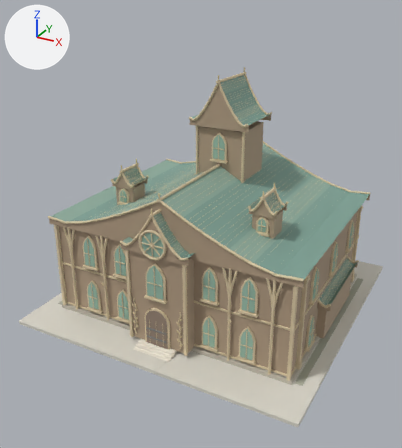
One commit to the FBX model Assets/Models/Kingdom/City/Models/SpiritAcademy_Lv5.fbx: the scene before it, then after it.
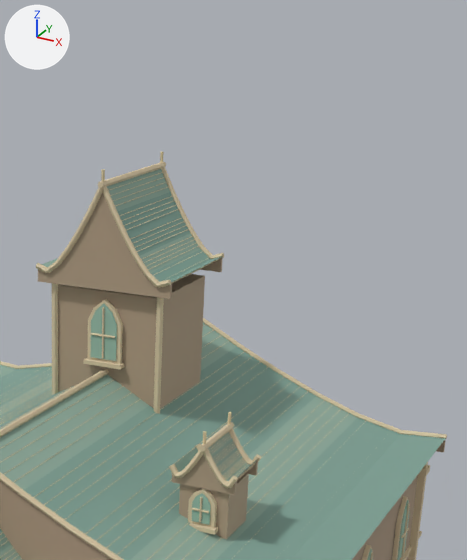
Each version is shown whole from a camera (50 mm lens) standing at (21.31, -41.88, 28.01) and looking at (-0.43, -2.34, 8.24), then close up on the part from 43% to 94% of the width and 0% to 55% of the height. Lighting does not change. The marker at upper left points along +X, +Y and +Z. The first two pictures are the older version. Where no turn or scale is listed for an object, it has been applied to the vertices.

Objects in the first close-up: 'Gable infill.010', 'Gable verge.010', 'Leaf dormer.003', 'Main school walls.015', 'Roof courses.010', 'Roof ridge.010', 'Roof surfaces.015', 'Roof surfaces.016', 'Tower timber posts.004', 'Tree shaped bell tower.004', 'Window frame.015', 'Window glass.015' and 7 more.
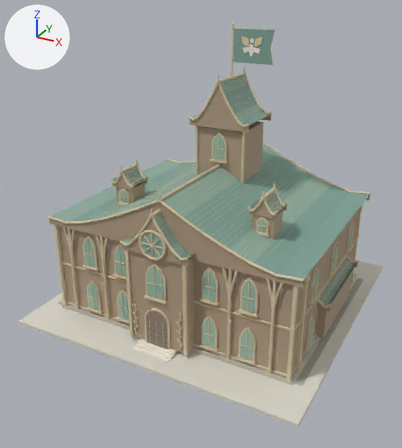
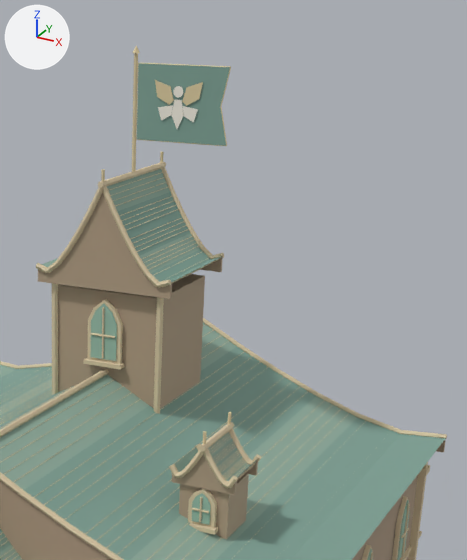
The change, as a diff of the scene's bpy script:
```diff
--- a/Assets/Models/Kingdom/City/Models/SpiritAcademy_Lv5.fbx.py
+++ b/Assets/Models/Kingdom/City/Models/SpiritAcademy_Lv5.fbx.py
@@ mat_white @@
+mat_white = principled_material('white')
+mat_white.base_color = (0.902, 0.859, 0.761)  # white #f4eee2
+mat_white.roughness = 0.76
@@ me_school_icon_flag_cloth_030 @@
+me_school_icon_flag_cloth_030.from_pydata([(0.12, 2.37, 21.58), (3.72, 2.37, 21.58), (3.42, 2.37, 22.93), (3.72, 2.37, 24.28), (0.12, 2.37, 24.28), (0.12, 2.43, 21.58), (3.72, 2.43, 21.58), (3.42, 2.43, 22.93), (3.72, 2.43, 24.28), (0.12, 2.43, 24.28)], [], [(4, 3, 2, 1, 0), (5, 6, 7, 8, 9), (0, 1, 6, 5), (1, 2, 7, 6), (2, 3, 8, 7), (3, 4, 9, 8), (4, 0, 5, 9)])
+me_school_icon_flag_cloth_030.materials.append(mat_green)  # greyish green #7fa295
@@ me_school_icon_flag_emblem_060 @@
+me_school_icon_flag_emblem_060.from_pydata(...)  # 116 vertices, 74 faces; spans x 0.97..2.57, y 2.32..2.48, z 22.03..23.56
+me_school_icon_flag_emblem_060.materials.append(mat_white)  # white #f4eee2
@@ me_school_icon_flag_mast_030 @@
+me_school_icon_flag_mast_030.from_pydata(...)  # 20 vertices, 12 faces; spans x -0.08..0.08, y 2.33..2.47, z 20.23..24.63
+me_school_icon_flag_mast_030.materials.append(mat_gold)  # beige #ddcca1
@@ me_school_icon_flag_emblem_029 @@
+me_school_icon_flag_emblem_029.from_pydata(...)  # 40 vertices, 28 faces; spans x 0.82..2.72, y 2.32..2.48, z 22.89..23.74
+me_school_icon_flag_emblem_029.materials.append(mat_gold)  # beige #ddcca1
@@ me_school_icon_flag_hem_030 @@
+me_school_icon_flag_hem_030.from_pydata(...)  # 54 vertices, 40 faces; spans x 0.09..3.74, y 2.37..2.43, z 21.56..24.31
+me_school_icon_flag_hem_030.materials.append(mat_gold)  # beige #ddcca1
@@ ob_school_icon_flag_cloth_015 @@
+ob_school_icon_flag_cloth_015 = bpy.data.objects.new('School icon flag cloth.015', me_school_icon_flag_cloth_030)
+ob_school_icon_flag_cloth_015.location = (0.0, 0.0, 0.0)
@@ ob_school_icon_flag_emblem_031 @@
+ob_school_icon_flag_emblem_031 = bpy.data.objects.new('School icon flag emblem.031', me_school_icon_flag_emblem_060)
+ob_school_icon_flag_emblem_031.location = (0.0, 0.0, 0.0)
@@ ob_school_icon_flag_mast_015 @@
+ob_school_icon_flag_mast_015 = bpy.data.objects.new('School icon flag mast.015', me_school_icon_flag_mast_030)
+ob_school_icon_flag_mast_015.location = (0.0, 0.0, 0.0)
@@ ob_school_icon_flag_emblem_030 @@
+ob_school_icon_flag_emblem_030 = bpy.data.objects.new('School icon flag emblem.030', me_school_icon_flag_emblem_029)
+ob_school_icon_flag_emblem_030.location = (0.0, 0.0, 0.0)
@@ ob_school_icon_flag_hem_015 @@
+ob_school_icon_flag_hem_015 = bpy.data.objects.new('School icon flag hem.015', me_school_icon_flag_hem_030)
+ob_school_icon_flag_hem_015.location = (0.0, 0.0, 0.0)
```

Pixel boxes [x1, y1, x2, y2] of what changed, in the close-ups (467 x 560 px):
'School icon flag cloth.015', added: after [137, 63, 230, 146]
'School icon flag emblem.031', added: after [158, 86, 198, 129]
'School icon flag emblem.030', added (beige): after [155, 80, 203, 106]
'School icon flag mast.015', added (beige): after [132, 53, 138, 172]
'School icon flag hem.015', added: after [136, 63, 231, 146]
